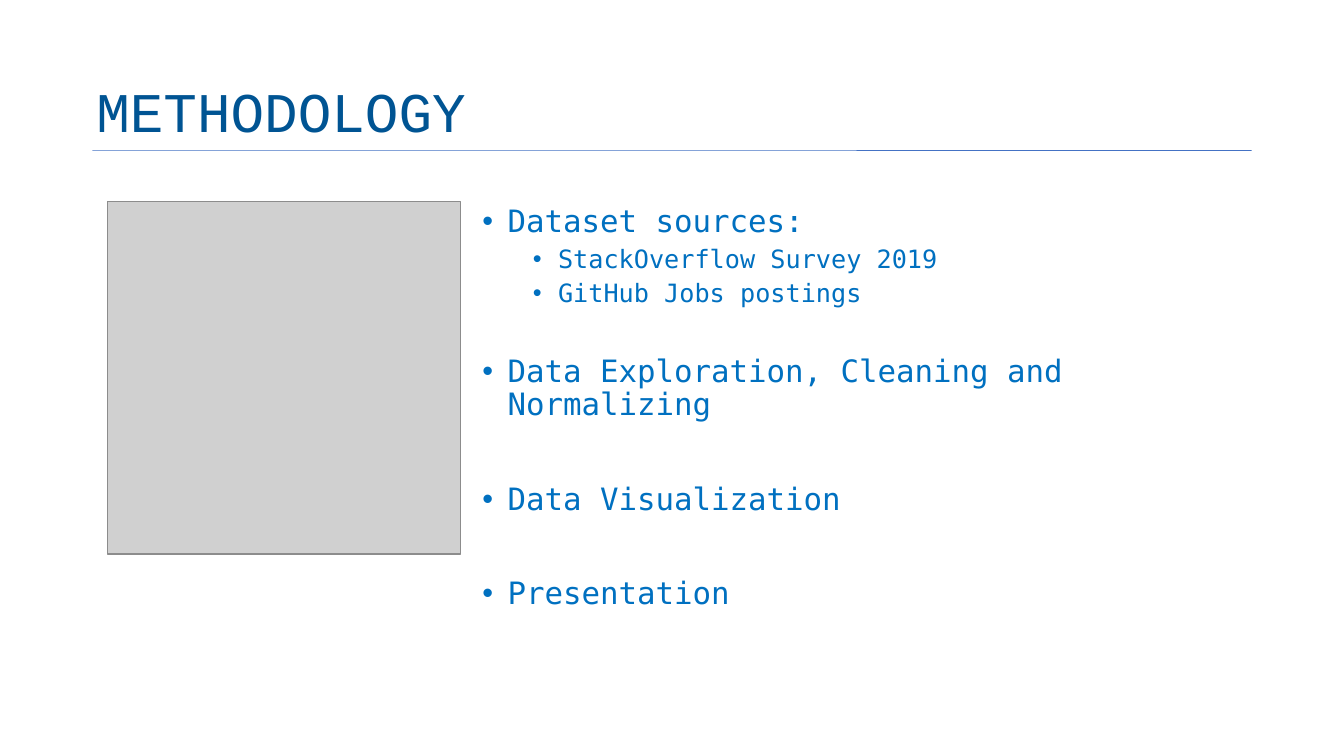
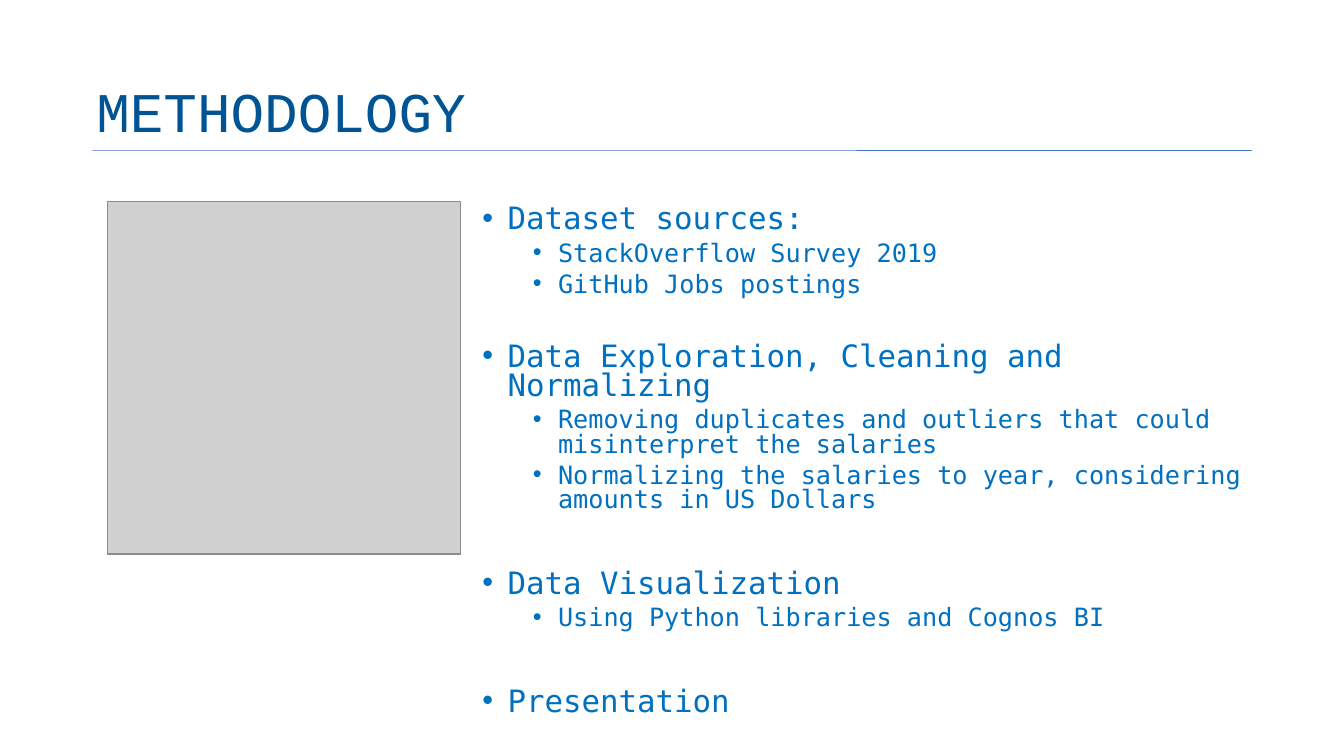
Before and after one commit to leandro998/IBM-Data-Analyst-Certification, a slide deck: slide 5 of capstone-story.pptx. Drawn at 1344x756 pixels with LibreOffice and Linux fonts; fonts in the diff are those of the drawing; grey boxes stand for pictures; background and template pictures are left out. Boxes give left, top, right and bottom in pixels: in the first picture for what was removed or moved away, otherwise in the second. Text is boxed around its words. In the diff, an @@ line names an element or a change of style, - is before the commit and + after.

```diff
--- a/capstone-story.pptx
+++ b/capstone-story.pptx
@@ text at [508,206,1062,595]: line spacing 0.9 to 0.8 @@
@@ text at [558,408,1241,509]: paragraphs added @@
+  • Removing duplicates and outliers that could misinterpret the salaries
+  • Normalizing the salaries to year, considering amounts in US Dollars
@@ text at [558,606,1104,632]: paragraph added @@
+  • Using Python libraries and Cognos BI
```
Also in this commit, not shown: 5 other slides changed, 3 other files.
